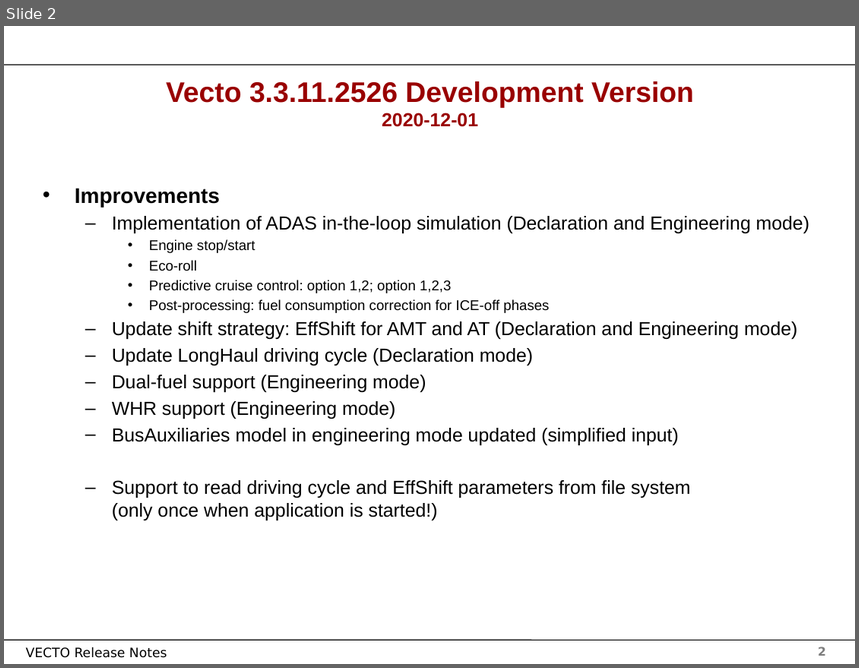
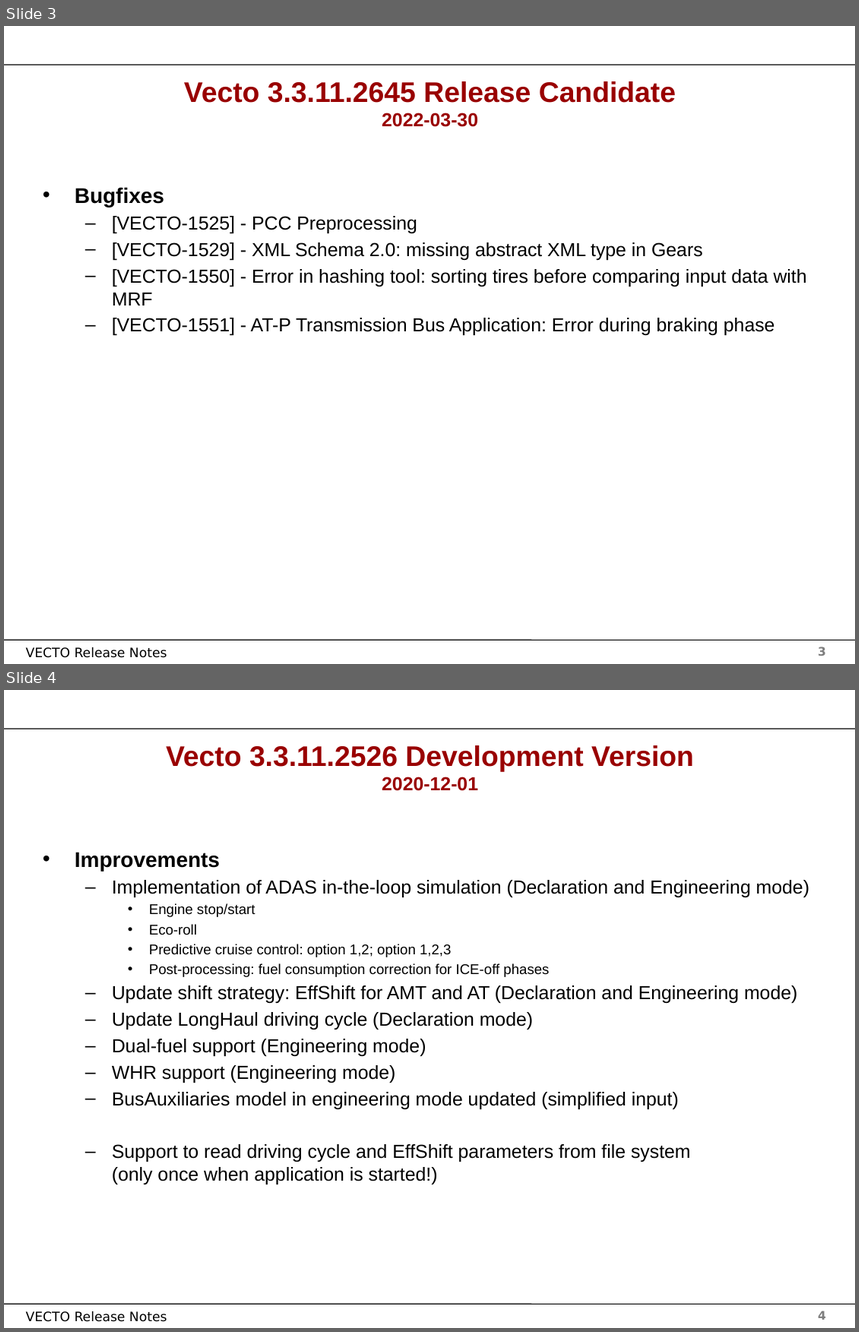
Before and after one commit to mohgsaad-art/VECTO, a slide deck: Documentation/User Manual Source/Release Notes Vecto3.x.pptx. Shown one above the other, each under a label of ours: slide 2 before the commit, slides 3 and 4 after it. The pictures are 859x668 and 859x1332 pixels, drawn with LibreOffice and Linux fonts; fonts in the diff are those of the drawing; background and template pictures are left out. Boxes give left, top, right and bottom in pixels: in the first picture for what was removed or moved away, otherwise in the second. Text is boxed around its words. In the diff, an @@ line names an element or a change of style, - is before the commit and + after.

Commit message:
preparing new release: updating changelog, version number, usermanual (some equations did not compile with new toolchain), release report, new vehicles to show PCC and EcoRoll FC

```diff
--- a/Documentation/User Manual Source/Release Notes Vecto3.x.pptx
+++ b/Documentation/User Manual Source/Release Notes Vecto3.x.pptx
@@ slide 3 added at <box>4,26,855,664</box>, background #FFFFFF; not listed: 4 template elements that a slide beside it also shows @@
@@ title added at <box>184,81,676,127</box>, 24 pt, text #990000, bold @@
+Vecto 3.3.11.2645 Release Candidate
+2022-03-30
@@ text added at <box>75,187,807,335</box>, 16 pt, text #000000 @@
+• Bugfixes
+  – [VECTO-1525] - PCC Preprocessing
+  – [VECTO-1529] - XML Schema 2.0: missing abstract XML type in Gears
+  – [VECTO-1550] - Error in hashing tool: sorting tires before comparing input data with MRF
+  – [VECTO-1551] - AT-P Transmission Bus Application: Error during braking phase
@@ what was slide 2 is now slide 4 @@
@@ page number at <box>818,1311,826,1320</box>: text changed @@
-2
+4
```
Also in this commit, not shown: 1 slide changed, 1 other slide added, 23 other files.
